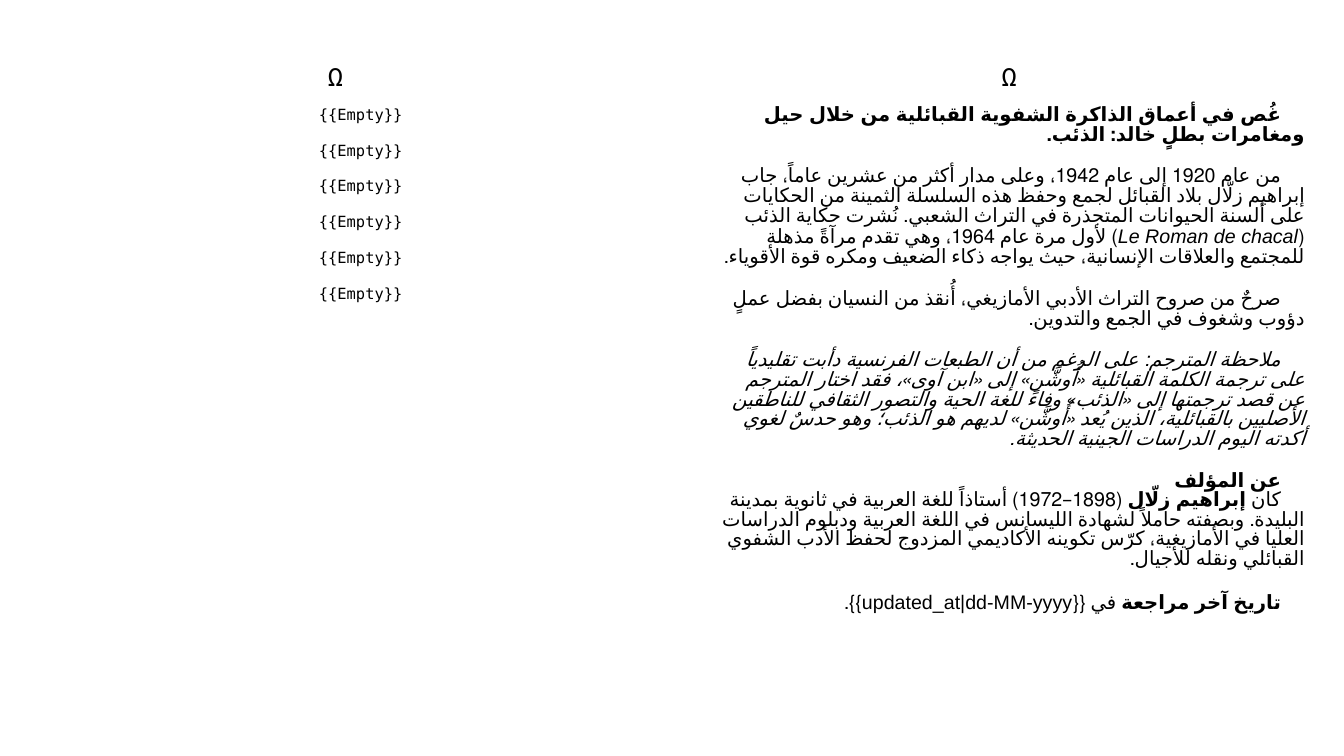
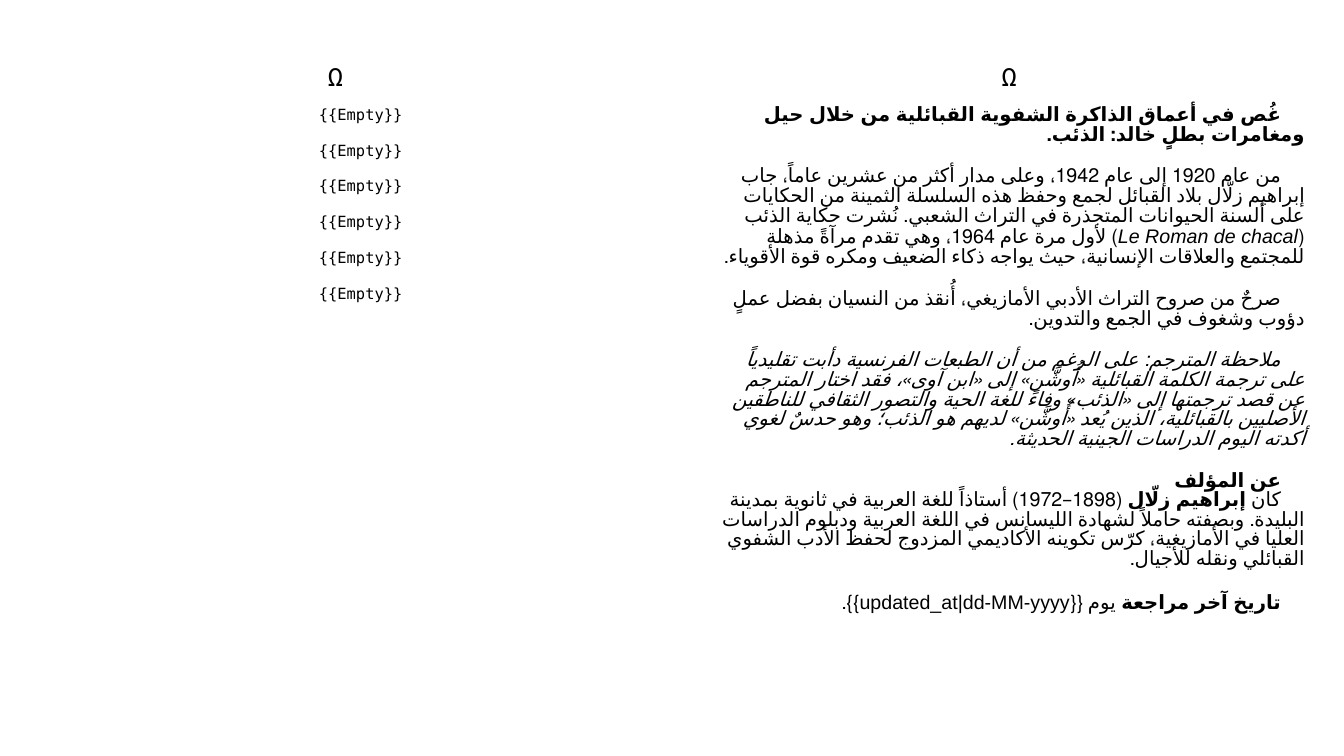
Before and after one commit to sferhah/tamacahut_n_wuccen, a slide deck: slide 88 of Uccen.ConsoleApp/Resources/pptx/uccen.arb.pptx. Drawn at 1344x756 pixels with LibreOffice and Linux fonts; fonts in the diff are those of the drawing. Boxes give left, top, right and bottom in pixels: in the first picture for what was removed or moved away, otherwise in the second. Text is boxed around its words. In the diff, an @@ line names an element or a change of style, - is before the commit and + after.

```diff
--- a/Uccen.ConsoleApp/Resources/pptx/uccen.arb.pptx
+++ b/Uccen.ConsoleApp/Resources/pptx/uccen.arb.pptx
@@ table at (x1=32, y1=16, x2=1315, y2=729) @@
-row 3, column 3: غُص في أعماق الذاكرة الشفوية القبائلية من خلال حيل ومغامرات بطلٍ خالد: الذئب. / من عام 1920 إلى عام 1942، وعلى مدار أكثر من عشرين عاماً، جاب إبراهيم زلّال بلاد القبائل لجمع وحفظ هذه السلسلة الثمينة من الحكايات على ألسنة الحيوانات المتجذرة في التراث الشعبي. نُشرت حكاية الذئب (Le Roman de chacal) لأول مرة عام 1964، وهي تقدم مرآةً مذهلة للمجتمع والعلاقات الإنسانية، حيث يواجه ذكاء الضعيف ومكره قوة الأقوياء. / صرحٌ من صروح التراث الأدبي الأمازيغي، أُنقذ من النسيان بفضل عملٍ دؤوب وشغوف في الجمع والتدوين. / ملاحظة المترجم: على الرغم من أن الطبعات الفرنسية دأبت تقليدياً على ترجمة الكلمة القبائلية «أُوشَّن» إلى «ابن آوى»، فقد اختار المترجم عن قصد ترجمتها إلى «الذئب» وفاءً للغة الحية والتصور الثقافي للناطقين الأصليين بالقبائلية، الذين يُعد «أُوشَّن» لديهم هو الذئب؛ وهو حدسٌ لغوي أكدته اليوم الدراسات الجينية الحديثة. / عن المؤلف / كان إبراهيم زلّال (1898–1972) أستاذاً للغة العربية في ثانوية بمدينة البليدة. وبصفته حاملاً لشهادة الليسانس في اللغة العربية ودبلوم الدراسات العليا في الأمازيغية، كرّس تكوينه الأكاديمي المزدوج لحفظ الأدب الشفوي القبائلي ونقله للأجيال. / تاريخ آخر مراجعة في {{updated_at|dd-MM-yyyy}}.
+row 3, column 3: غُص في أعماق الذاكرة الشفوية القبائلية من خلال حيل ومغامرات بطلٍ خالد: الذئب. / من عام 1920 إلى عام 1942، وعلى مدار أكثر من عشرين عاماً، جاب إبراهيم زلّال بلاد القبائل لجمع وحفظ هذه السلسلة الثمينة من الحكايات على ألسنة الحيوانات المتجذرة في التراث الشعبي. نُشرت حكاية الذئب (Le Roman de chacal) لأول مرة عام 1964، وهي تقدم مرآةً مذهلة للمجتمع والعلاقات الإنسانية، حيث يواجه ذكاء الضعيف ومكره قوة الأقوياء. / صرحٌ من صروح التراث الأدبي الأمازيغي، أُنقذ من النسيان بفضل عملٍ دؤوب وشغوف في الجمع والتدوين. / ملاحظة المترجم: على الرغم من أن الطبعات الفرنسية دأبت تقليدياً على ترجمة الكلمة القبائلية «أُوشَّن» إلى «ابن آوى»، فقد اختار المترجم عن قصد ترجمتها إلى «الذئب» وفاءً للغة الحية والتصور الثقافي للناطقين الأصليين بالقبائلية، الذين يُعد «أُوشَّن» لديهم هو الذئب؛ وهو حدسٌ لغوي أكدته اليوم الدراسات الجينية الحديثة. / عن المؤلف / كان إبراهيم زلّال (1898–1972) أستاذاً للغة العربية في ثانوية بمدينة البليدة. وبصفته حاملاً لشهادة الليسانس في اللغة العربية ودبلوم الدراسات العليا في الأمازيغية، كرّس تكوينه الأكاديمي المزدوج لحفظ الأدب الشفوي القبائلي ونقله للأجيال. / تاريخ آخر مراجعة يوم {{updated_at|dd-MM-yyyy}}.
```
Also in this commit, not shown: 1 other slide changed, 26 other files.
